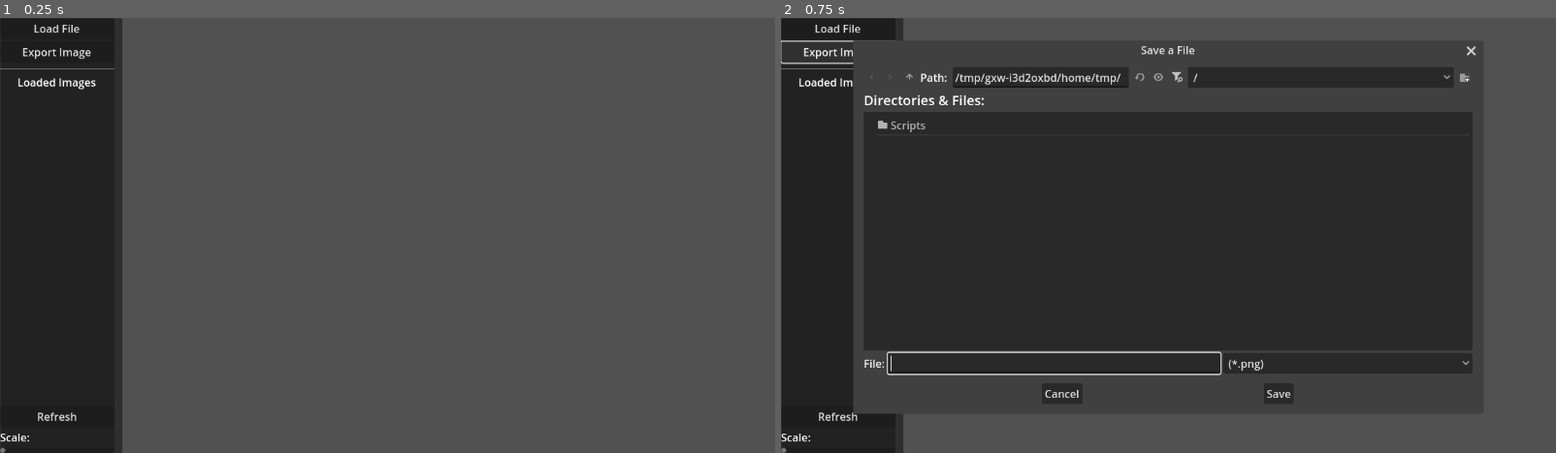
Above: before the commit, frames 1-2 (left to right).
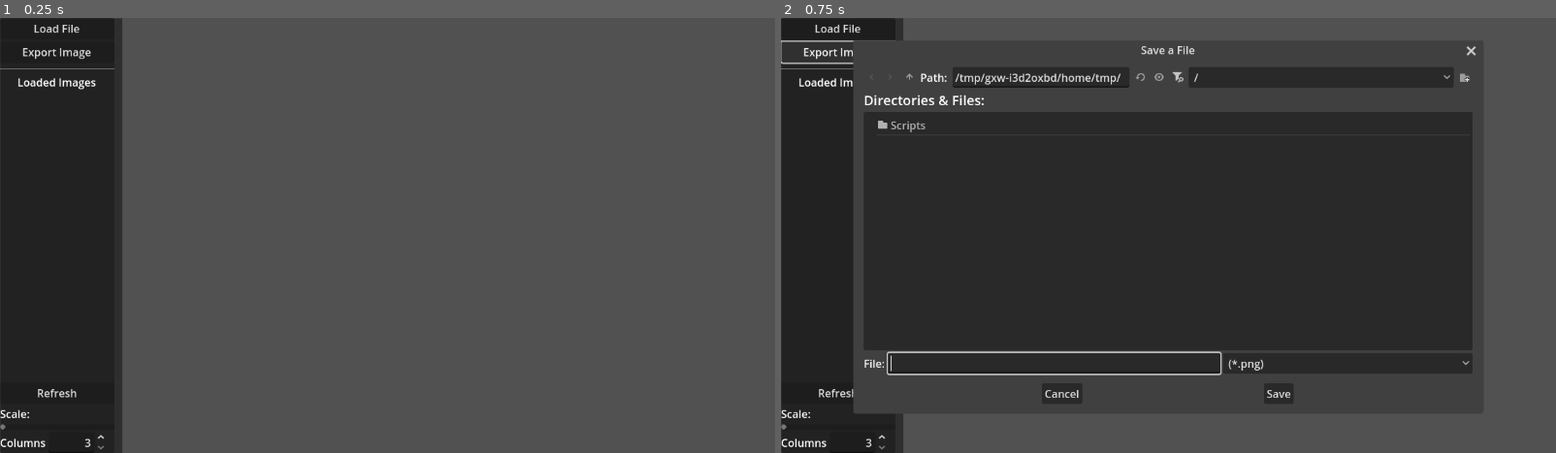
Above: after the commit, the same moments.

Repository: IsaacJCarnes/TilemapCompiler
Game: Godot game, scene res://Main.tscn
Same seed, same stepped clock (60 frames per second), same inputs: the game is played once before the commit and once after it. The project has no main scene, so this scene is started directly.
Inputs:
- Up to frame 1 (0.25 s): no input
- Up to frame 2 (0.75 s): click "Export Image" at 0.5 s

The runs differ from the first frame. In frame 1, 0.3% of the frame differs, in the area x 0-14%, y 85-100%; in frame 2, 0.3%, in the area x 0-54%, y 12-100%.

Commit message:
Got rid of file update notice and made column button

Diff:
--- a/Main.tscn
+++ b/Main.tscn
@@ -96,6 +96,20 @@
 exp_edit = true
 rounded = true
 
+[node name="ColSetterBox" type="HBoxContainer" parent="Main/SplitContainer/Side Panel/VBoxContainer/BottomButtons"]
+layout_mode = 2
+
+[node name="Label2" type="Label" parent="Main/SplitContainer/Side Panel/VBoxContainer/BottomButtons/ColSetterBox"]
+layout_mode = 2
+text = "Columns"
+
+[node name="ColSetter" type="SpinBox" parent="Main/SplitContainer/Side Panel/VBoxContainer/BottomButtons/ColSetterBox"]
+layout_mode = 2
+min_value = 1.0
+max_value = 10.0
+value = 1.0
+alignment = 2
+
 [node name="LoadFileDialog" type="FileDialog" parent="Main/SplitContainer/Side Panel"]
 title = "Open File(s)"
 initial_position = 1
@@ -116,12 +130,13 @@
 LoadFileDialog = NodePath("../LoadFileDialog")
 LoadButton = NodePath("../VBoxContainer/ButtonContainer/LoadButton")
 
-[node name="control_listener" type="Node" parent="Main/SplitContainer/Side Panel" node_paths=PackedStringArray("image_displayer", "scaleScroll", "scrollTarget", "refreshButton")]
+[node name="control_listener" type="Node" parent="Main/SplitContainer/Side Panel" node_paths=PackedStringArray("image_displayer", "scaleScroll", "scrollTarget", "refreshButton", "colSetter")]
 script = ExtResource("1_3dxm6")
 image_displayer = NodePath("../../../../SubViewport/GridContainer")
 scaleScroll = NodePath("../VBoxContainer/BottomButtons/ScaleContainer")
 scrollTarget = NodePath("../../Content Panel/ScrollContainer/TextureRect")
 refreshButton = NodePath("../VBoxContainer/BottomButtons/RefreshButton")
+colSetter = NodePath("../VBoxContainer/BottomButtons/ColSetterBox/ColSetter")
 
 [node name="image_exporter" type="Node" parent="Main/SplitContainer/Side Panel" node_paths=PackedStringArray("ExportFileDialog", "ExportButton", "TargetViewport")]
 script = ExtResource("3_fos0i")
--- a/Scripts/control_listener.gd
+++ b/Scripts/control_listener.gd
@@ -3,10 +3,13 @@
 @export var scaleScroll:HScrollBar
 @export var scrollTarget:TextureRect
 @export var refreshButton:Button
+@export var colSetter:SpinBox
 
 func _ready() -> void:
 	scrollTarget.draw.connect(initScrollBar)
 	refreshButton.pressed.connect(image_displayer.load_images)
+	colSetter.set_value_no_signal(image_displayer.initColumns)
+	colSetter.value_changed.connect(image_displayer.change_columns)
 
 func initScrollBar():
 	scrollTarget.draw.disconnect(initScrollBar)
@@ -17,5 +20,6 @@
 	changeScrollValue(minVal)
 	scaleScroll.value_changed.connect(changeScrollValue)
 
+
 func changeScrollValue(val: float):
 	scrollTarget.custom_minimum_size = Vector2(val, val)
--- a/Scripts/display_images.gd
+++ b/Scripts/display_images.gd
@@ -17,6 +17,9 @@
 	scale =  Vector2(currentScale, currentScale)
 	file_system.has_loaded.connect(load_images)
 
+func change_columns(num: int):
+	columns = num
+
 func load_images():
 	for child in get_children():
 		remove_child(child)
--- a/Scripts/file_saver.gd
+++ b/Scripts/file_saver.gd
@@ -1,5 +1,6 @@
 extends Node
 @export var TargetDocumentName:String
+@onready var filePath = "user://"+TargetDocumentName
 signal has_loaded
 
 var savedContent:String
@@ -8,14 +9,15 @@
 	load_content()
 
 func save_content(content:String):
-	var file = FileAccess.open("user://"+TargetDocumentName, FileAccess.WRITE)
+	EditorInterface.get_resource_filesystem().update_file(filePath)
+	var file = get_file(FileAccess.WRITE)
 	file.store_string(content)
 	file = null
 	savedContent = content
 	emit_signal("has_loaded")
 
 func load_content():
-	var file = FileAccess.open("user://"+TargetDocumentName, FileAccess.READ)
+	var file = get_file(FileAccess.READ)
 	if !file:
 		return null
 	var content = file.get_as_text()
@@ -24,3 +26,7 @@
 
 func get_content():
 	return str_to_var(savedContent)
+
+func get_file(accessLevel:FileAccess.ModeFlags) -> FileAccess:
+	var file = FileAccess.open(filePath, accessLevel)
+	return file
